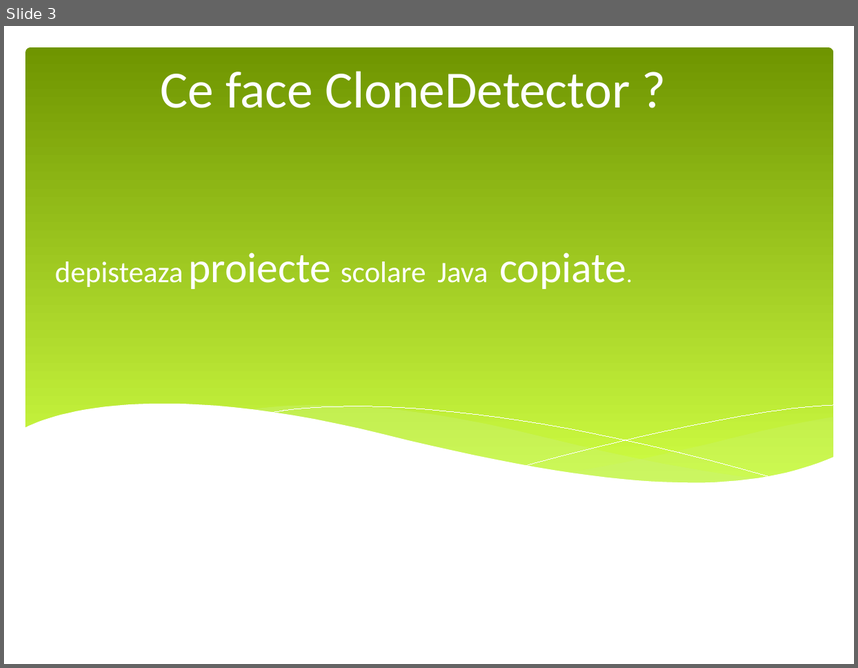
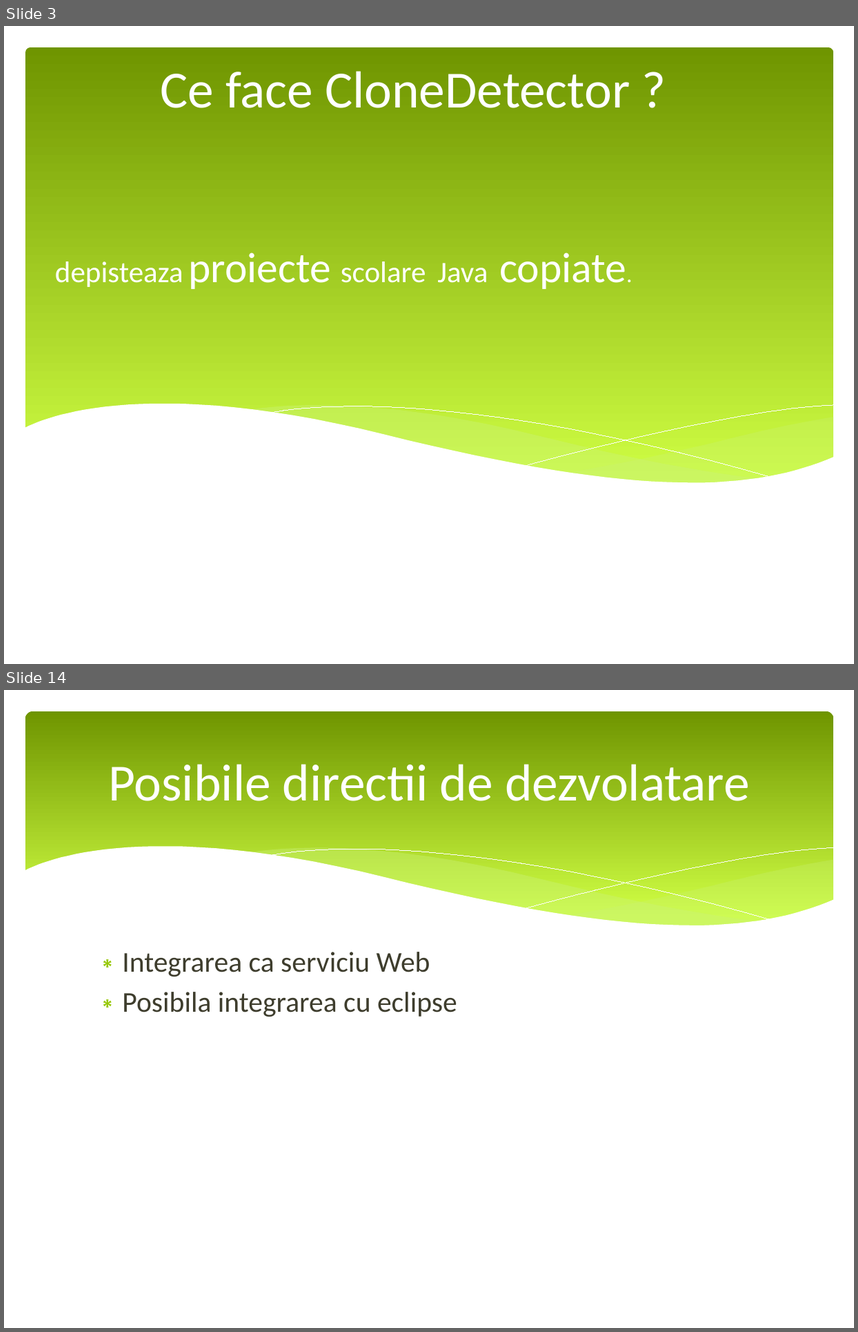
Before and after one commit to vladlep/licentavlad, a slide deck: doc/Prezentare licenta.pptx. Shown one above the other, each under a label of ours: slide 3 before the commit, slides 3 and 14 after it; the slides between them are not shown. The pictures are 858x668 and 858x1332 pixels, drawn with LibreOffice and Linux fonts; fonts in the diff are those of the drawing. Boxes give left, top, right and bottom in pixels: in the first picture for what was removed or moved away, otherwise in the second. Text is boxed around its words. In the diff, an @@ line names an element or a change of style, - is before the commit and + after.

```diff
--- a/doc/Prezentare licenta.pptx
+++ b/doc/Prezentare licenta.pptx
@@ slide 14 added at box(4, 690, 854, 1328), background #FFFFFF @@
@@ rounded rectangle added at box(25, 711, 834, 941), fill gradient #6F9400 to #D0FF44 @@
@@ title added at box(108, 764, 750, 801), 49 pt, text #FFFFFF @@
+Posibile directii de dezvolatare
@@ group added at box(24, 846, 835, 970): 5 freeform shapes @@
@@ text added at box(122, 952, 457, 1016), 27 pt, text #3E3D2D @@
+∗ Integrarea ca serviciu Web
+∗ Posibila integrarea cu eclipse
```
Also in this commit, not shown: 10 other slides added, 1 slide removed, 2 other files.
